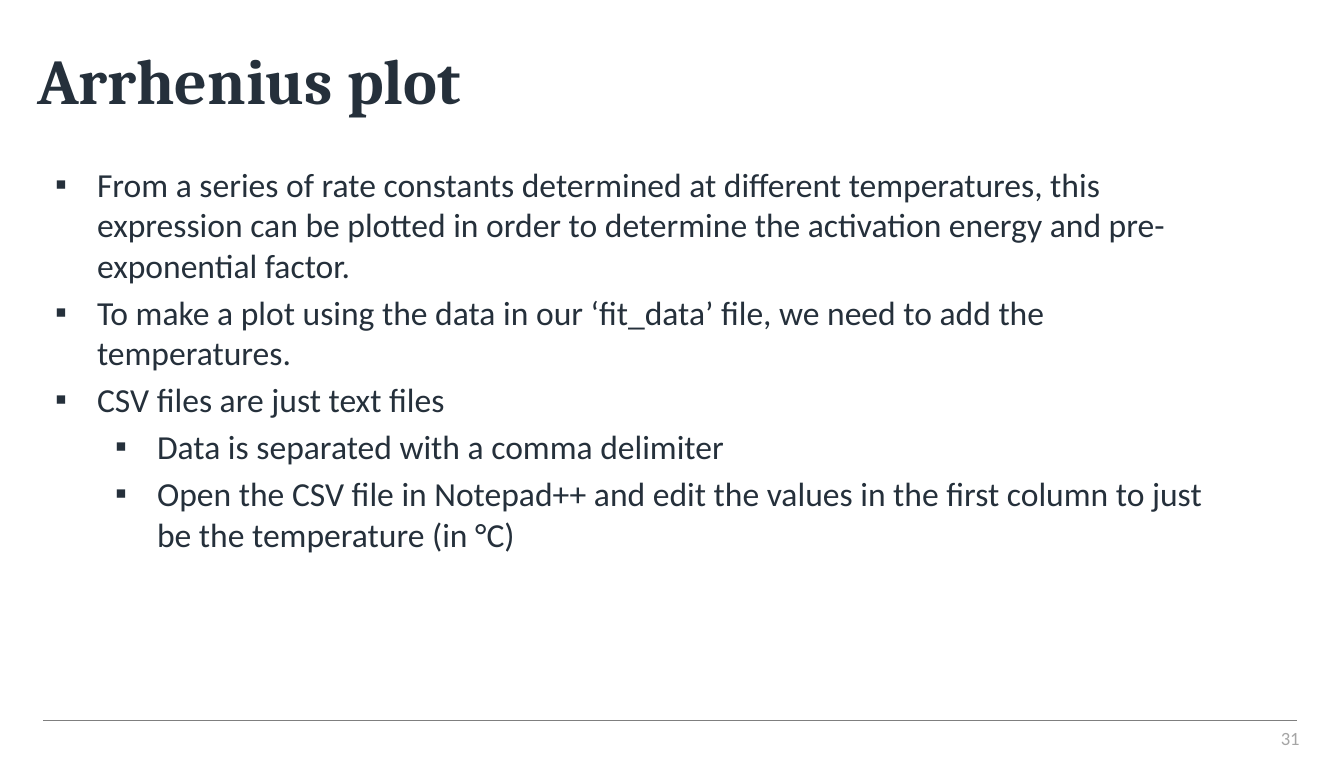
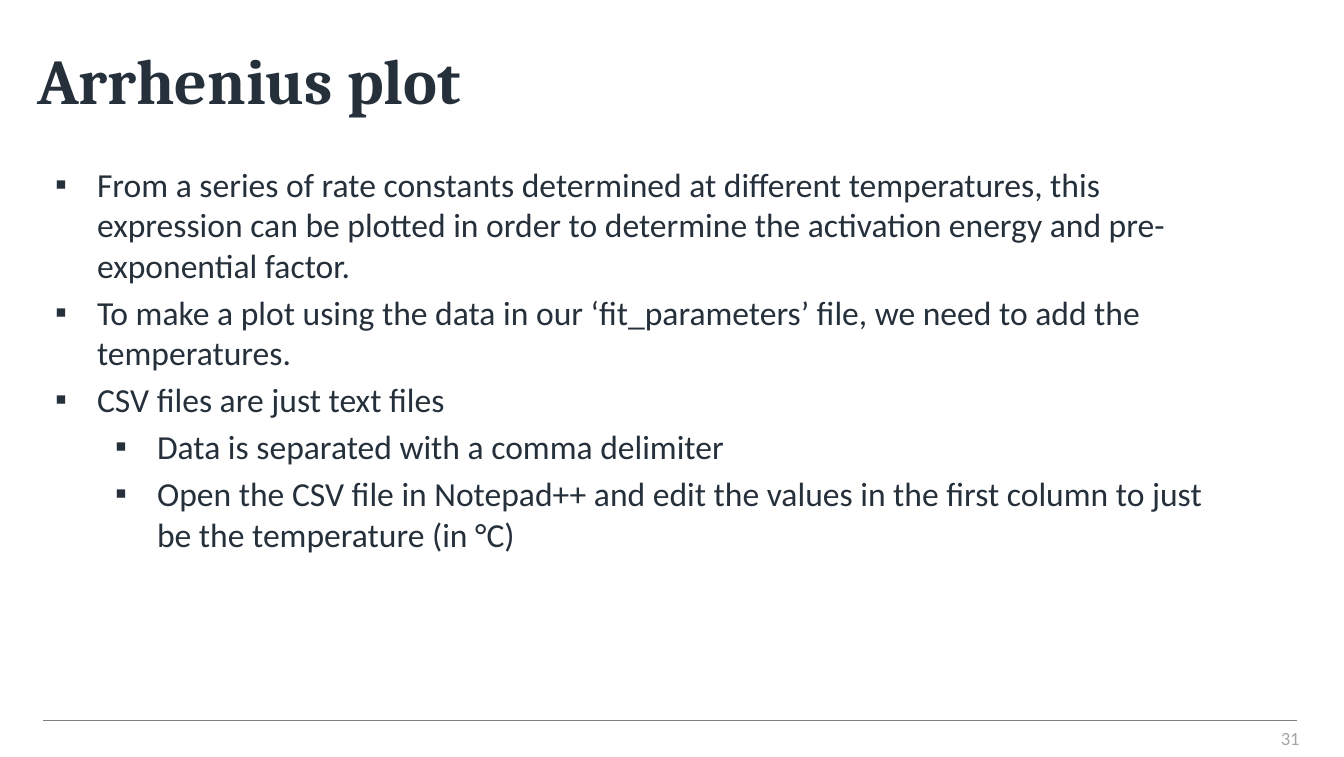
Before and after one commit to alanmlewis/ProgrammingforChem, a slide deck: slide 31 of Y1_Kinetics/Kinetics with Python.pptx. Drawn at 1344x757 pixels with LibreOffice and Linux fonts; fonts in the diff are those of the drawing; background and template pictures are left out. Boxes give left, top, right and bottom in pixels: in the first picture for what was removed or moved away, otherwise in the second. Text is boxed around its words. In the diff, an @@ line names an element or a change of style, - is before the commit and + after.

```diff
--- a/Y1_Kinetics/Kinetics with Python.pptx
+++ b/Y1_Kinetics/Kinetics with Python.pptx
@@ text at [97, 301, 1140, 371]: text changed @@
-▪ To make a plot using the data in our ‘fit_data’ file, we need to add the temperatures.
+▪ To make a plot using the data in our ‘fit_parameters’ file, we need to add the temperatures.
```
Also in this commit, not shown: 5 other slides changed, 1 other file.
